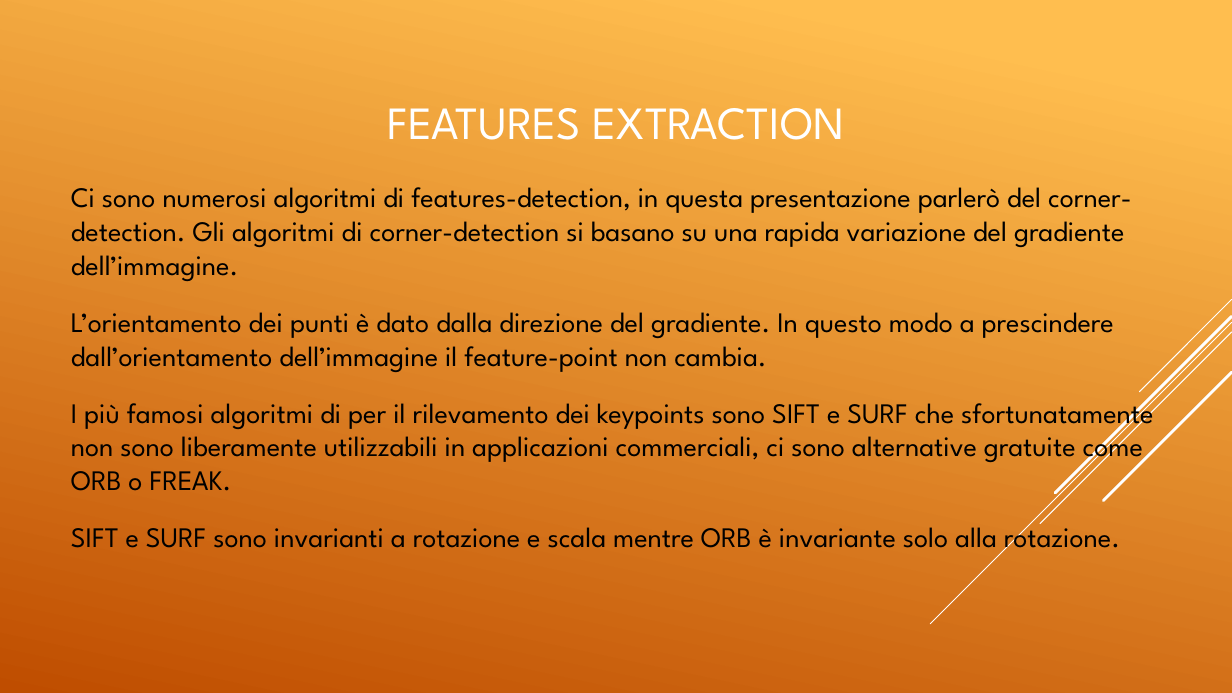
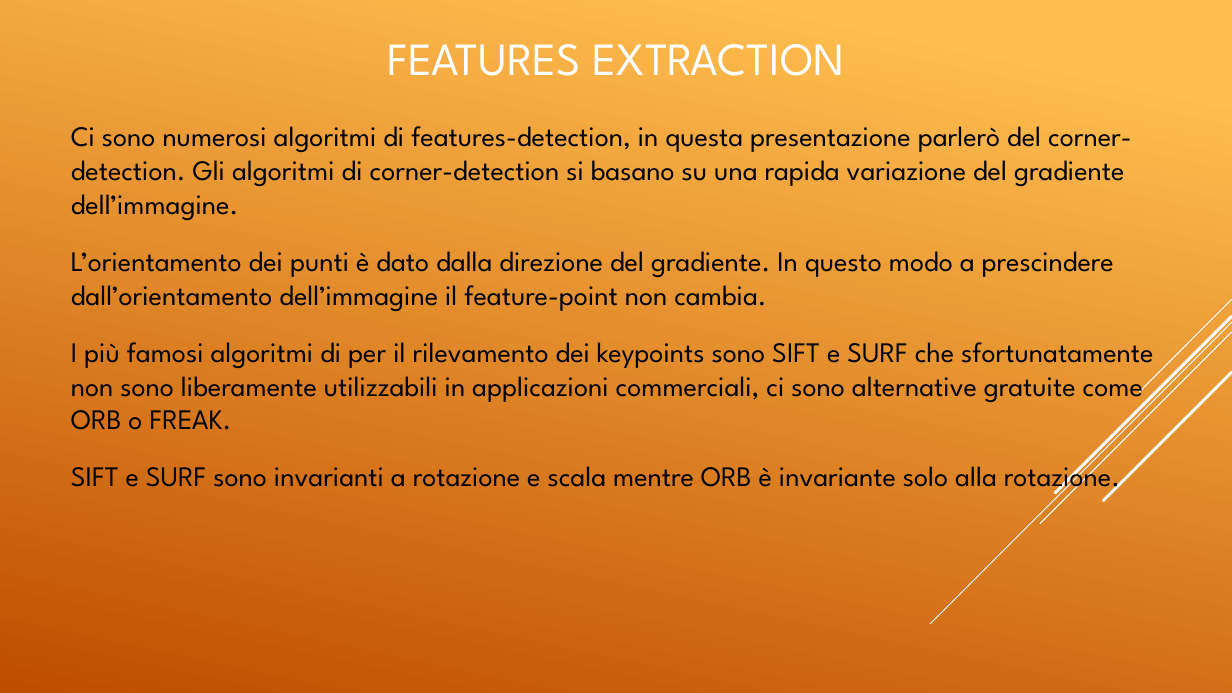
Before and after one commit to elvisdukaj/presentazione, a slide deck: slide 28 of presentazione/Tesina Elvis.pptx. Drawn at 1232x693 pixels with LibreOffice and Linux fonts; fonts in the diff are those of the drawing. Boxes give left, top, right and bottom in pixels: in the first picture for what was removed or moved away, otherwise in the second. Text is boxed around its words. In the diff, an @@ line names an element or a change of style, - is before the commit and + after.

```diff
--- a/presentazione/Tesina Elvis.pptx
+++ b/presentazione/Tesina Elvis.pptx
@@ title "FEATURES EXTRACTION": place and size @@
-title "FEATURES EXTRACTION" at box(387, 108, 845, 140)
+title "FEATURES EXTRACTION" at box(387, 44, 845, 76)
@@ text "Ci sono numerosi algoritmi di ..." rewrapped from box(71, 187, 1153, 551) to box(71, 126, 1153, 495) @@
```
Also in this commit, not shown: 26 other slides changed.
